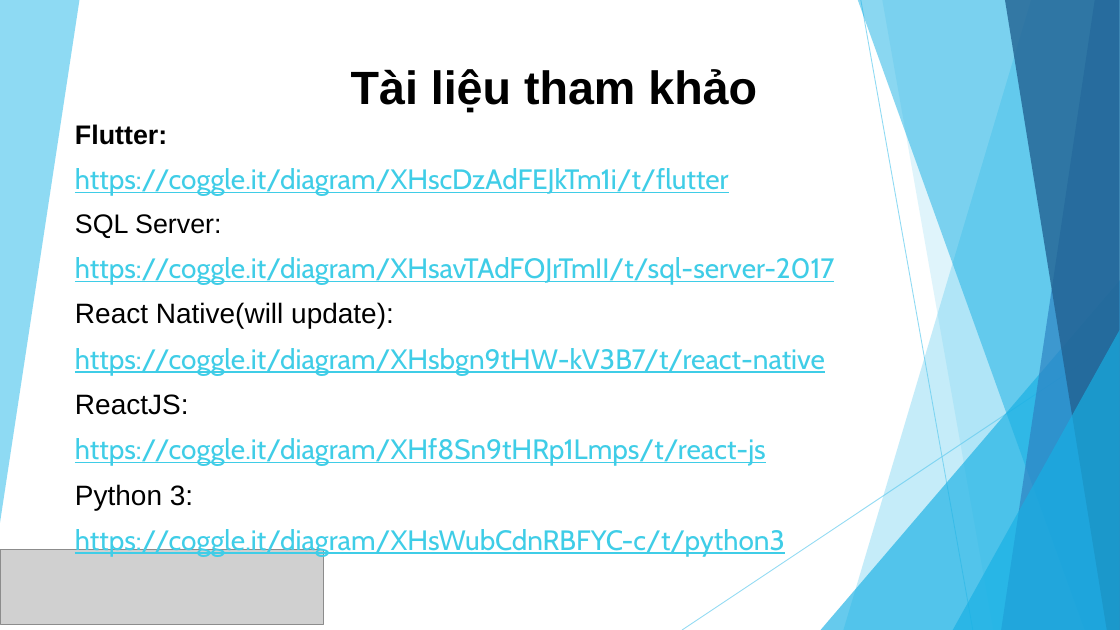
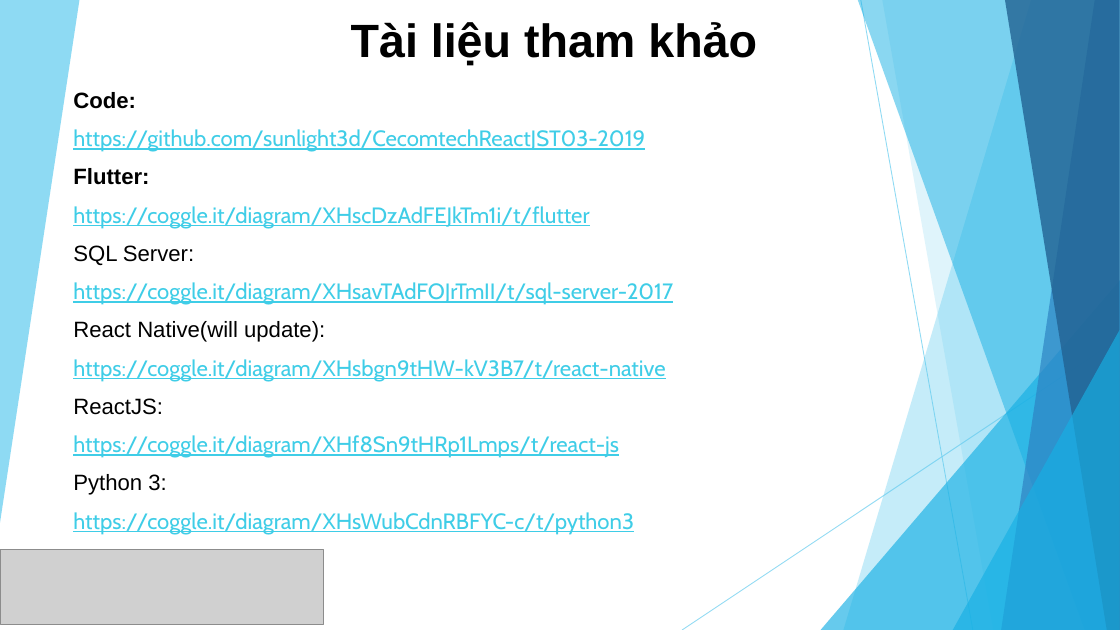
Before and after one commit to sunlight3d/CecomtechReactJST03-2019, a slide deck: slide 17 of Phần 1-Giới thiệu React JS.pptx. Drawn at 1120x630 pixels with LibreOffice and Linux fonts; fonts in the diff are those of the drawing; grey boxes stand for pictures. Boxes give left, top, right and bottom in pixels: in the first picture for what was removed or moved away, otherwise in the second. Text is boxed around its words. In the diff, an @@ line names an element or a change of style, - is before the commit and + after.

Commit message:
add readme

```diff
--- a/Phần 1-Giới thiệu React JS.pptx
+++ b/Phần 1-Giới thiệu React JS.pptx
@@ title "Tài liệu tham khảo": place and size @@
-title "Tài liệu tham khảo" at (351,69,757,113)
+title "Tài liệu tham khảo" at (351,22,757,66)
@@ text "Code:": place and size @@
-text "Code:" at (75,124,835,556)
+text "Code:" at (73,92,673,535)
@@ text at (73,92,645,152): paragraphs added @@
+Code:
+https://github.com/sunlight3d/CecomtechReactJST03-2019
@@ text at (73,168,673,535): size 23 to 19 pt in "Flutter:", "SQL Server:"; size 24 to 19 pt in "https://coggle.it/diagram/XHscDzAdFEJkTm1i/t/flutter", "https://coggle.it/diagram/XHsavTAdFOJrTmII/t/sql-server-2017", "React Native(will update):", "https://coggle.it/diagram/XHsbgn9tHW-kV3B7/t/react-native" and 4 more places @@
```
